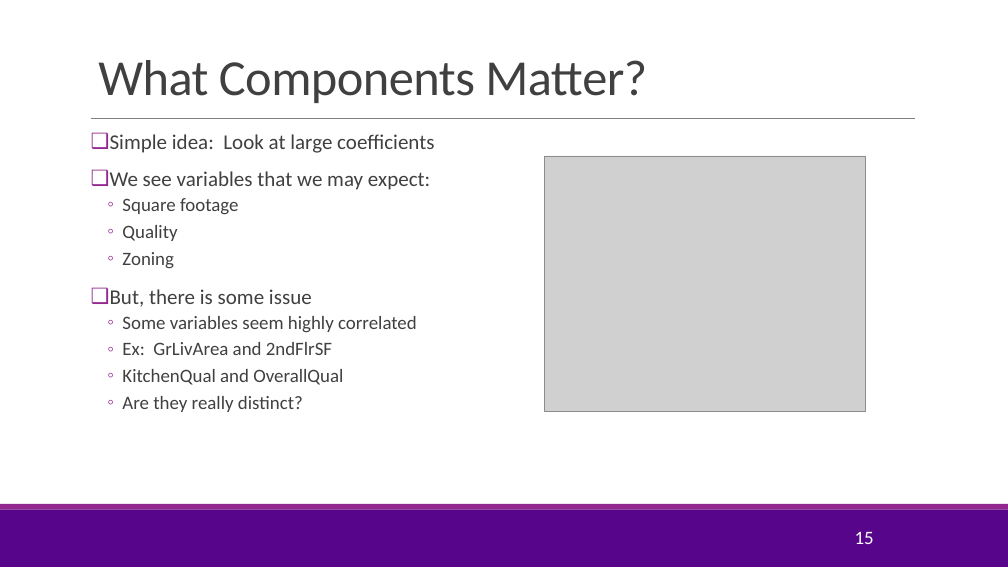
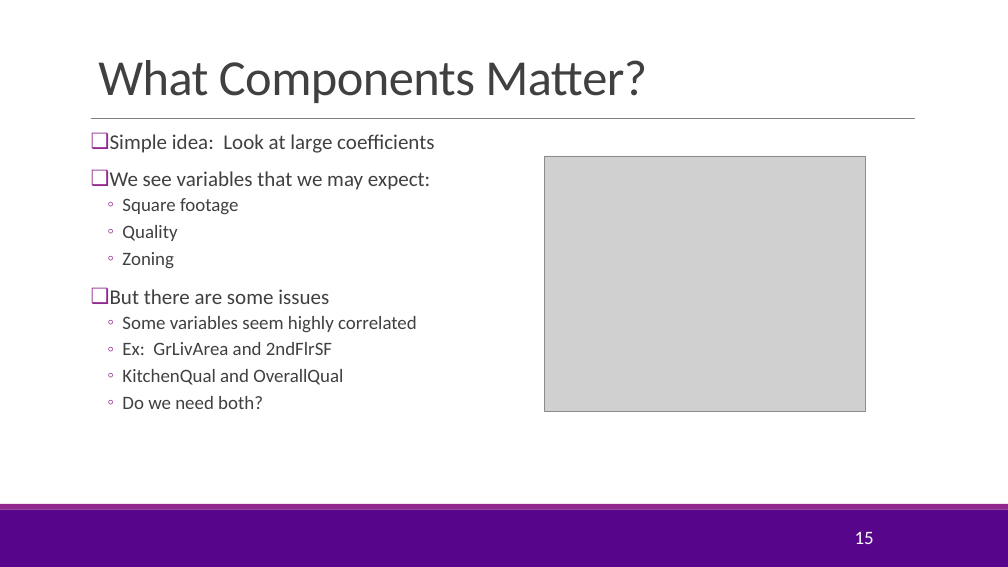
Before and after one commit to sdrangan/introml, a slide deck: slide 15 of lectures/Lect05_Lasso.pptx. Drawn at 1008x567 pixels with LibreOffice and Linux fonts; fonts in the diff are those of the drawing; grey boxes stand for pictures; background and template pictures are left out. Boxes give left, top, right and bottom in pixels: in the first picture for what was removed or moved away, otherwise in the second. Text is boxed around its words. In the diff, an @@ line names an element or a change of style, - is before the commit and + after.

```diff
--- a/lectures/Lect05_Lasso.pptx
+++ b/lectures/Lect05_Lasso.pptx
@@ text at <box>110,289,329,304</box>: text changed @@
-❑ But, there is some issue
+❑ But there are some issues
@@ text at <box>122,396,263,409</box>: text changed @@
-  ◦ Are they really distinct?
+  ◦ Do we need both?
```
Also in this commit, not shown: 16 other slides changed, 4 slides added, 2 slides removed, 4 other files.
